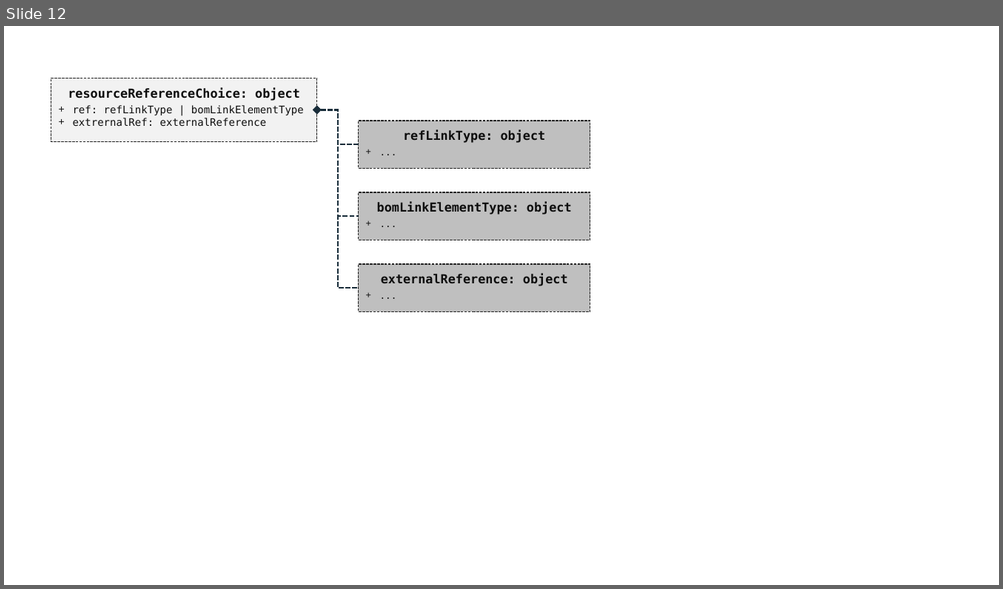
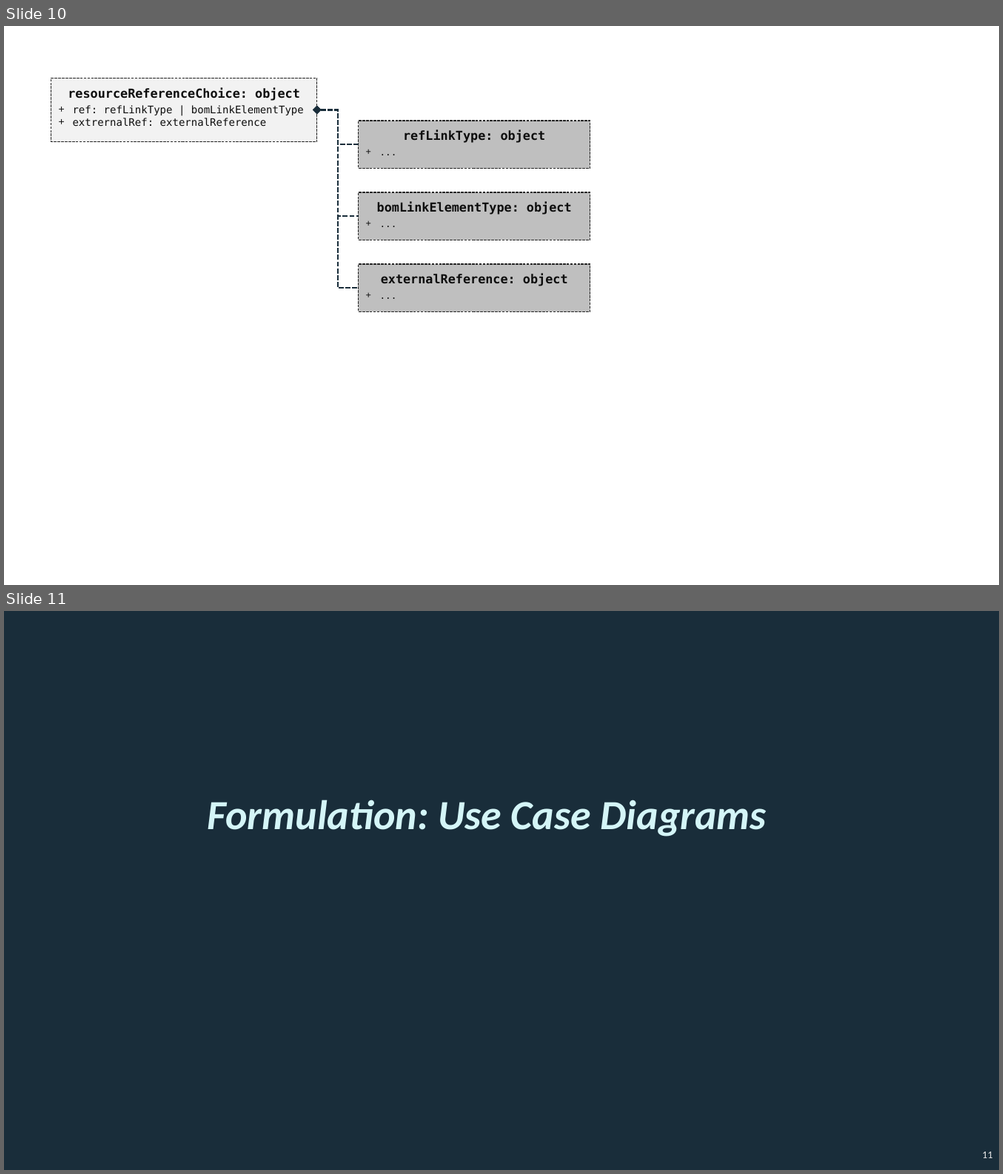
Before and after one commit to CycloneDX/guides, a slide deck: MBOM/en/images/CycloneDX-Formulation-diagrams.pptx. Shown one above the other, each under a label of ours: slide 12 before the commit, slides 10 and 11 after it. The pictures are 1003x589 and 1003x1174 pixels, drawn with LibreOffice and Linux fonts; fonts in the diff are those of the drawing. Boxes give left, top, right and bottom in pixels: in the first picture for what was removed or moved away, otherwise in the second. Text is boxed around its words. In the diff, an @@ line names an element or a change of style, - is before the commit and + after.

```diff
--- a/MBOM/en/images/CycloneDX-Formulation-diagrams.pptx
+++ b/MBOM/en/images/CycloneDX-Formulation-diagrams.pptx
@@ slide 11 added at (4,611,999,1170), background #1A2D3A @@
@@ text added at (208,800,766,837), 80 pt, text #D4F5F7, bold, italic @@
+Formulation: Use Case Diagrams
@@ page number added at (982,1152,992,1159), 20 pt, text #E6E6E6 @@
+11
@@ what was slide 12 is now slide 10 @@
```
Also in this commit, not shown: 3 other slides added, 2 other files.
